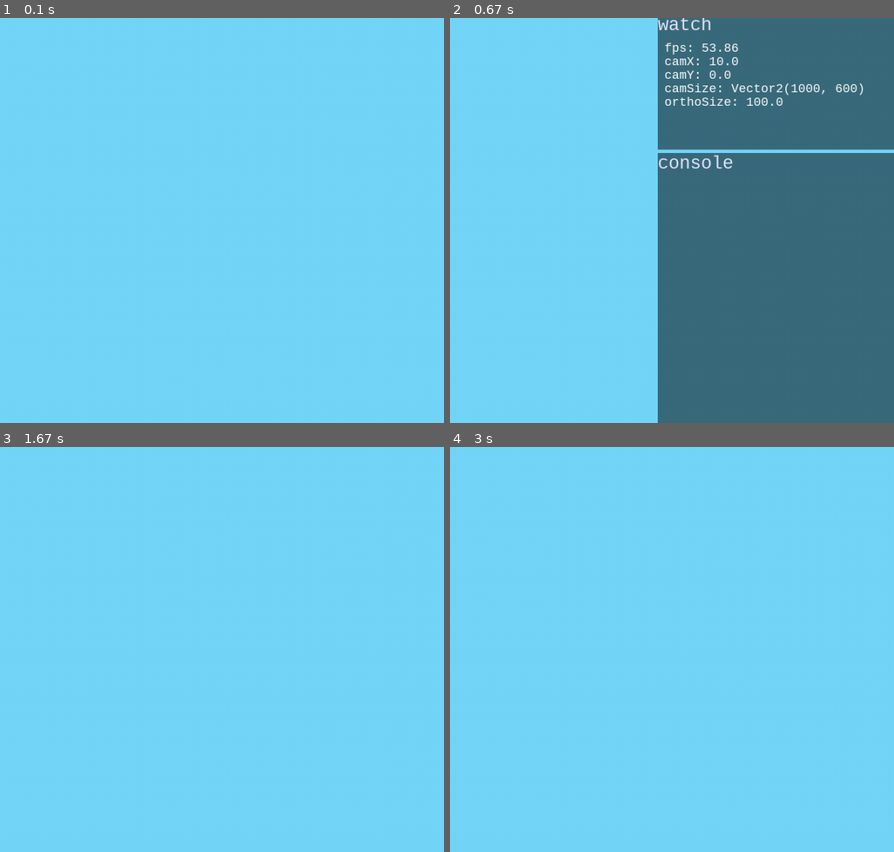
Above: before the commit, frames 1-4 (two rows, left to right).
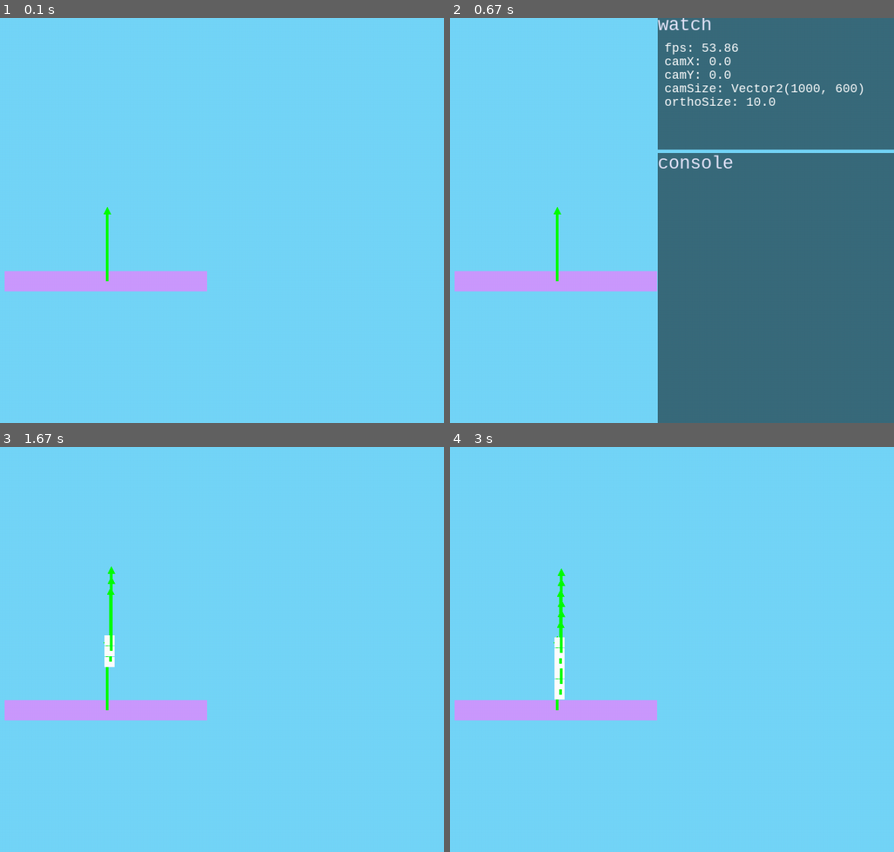
Above: after the commit, the same moments.

Repository: AchoDev/Lumina-Engine
Game: pygame game, started from test2.py
Two runs of this game, one before a commit and one after it. Both use one fixed random seed, a clock stepped at 60 frames per second and the inputs below.
Inputs:
- Up to frame 1 (0.1 s): no input
- Up to frame 2 (0.67 s): tap 0 at 0.33 s
- Up to frame 3 (1.67 s): tap 0 at 0.67 s; tap A at 1.5 s
- Up to frame 4 (3 s): tap A at 2.33 s

The runs differ from the first frame. In frame 1, 2.5% of the frame differs, in the area x 1-47%, y 46-68%; in frame 2, 2.6%; in frame 3, 2.8%; in frame 4, 2.9%, in the area x 1-47%, y 30-68%.

Commit message:
fixed camera pos not centered

Diff:
--- a/Scene.py
+++ b/Scene.py
@@ -115,18 +115,18 @@
 
         self.update_dimensions()
 
-        original_cam_transform: Transform = Transform.from_transform(self.camera.transform)
+        # original_cam_transform: Transform = Transform.from_transform(self.camera.transform)
 
         # pixel per meter ratio
-        ratio = self.camera.transform.width / (self.camera.transform.height / ( self.camera.orthographic_size * 2 ))
+        # ratio = self.camera.transform.width / (self.camera.transform.height / ( self.camera.orthographic_size * 2 ))
 
-        self.camera.transform.x += ratio / 2
+        # self.camera.transform.x += ratio / 2
 
-        self.camera.transform.y += self.camera.orthographic_size
+        # self.camera.transform.y += self.camera.orthographic_size
 
         WIN.draw_many(self.objects, self.camera)
 
-        self.camera.transform.set(original_cam_transform)
+        # self.camera.transform.set(original_cam_transform)
 
         if self.debug_mode:
             self.debug_window.draw()
--- a/cls/Camera.py
+++ b/cls/Camera.py
@@ -6,7 +6,7 @@
 class Camera(GameObject):
     def __init__(self, xPos, yPos, width, height):
         super().__init__(xPos, yPos, width, height)
-        self.orthographic_size = 100
+        self.orthographic_size = 10
         self.name = 'Camera'
         self.window_position: Vector2 = Vector2(0, 0)
 
--- a/cls/Window.py
+++ b/cls/Window.py
@@ -156,8 +156,8 @@
         triangle_tr.x -= triangle_tr.width / 2 - nav_tf.width / 2
         triangle_tr.y -= triangle_tr.height
 
-        Triangle(triangle_tr.x, triangle_tr.y, triangle_tr.width, triangle_tr.height, Colors.red).draw(self)
-        Square(nav_tf.x, nav_tf.y, nav_tf.width, nav_tf.height, Colors.red).draw(self)
+        Triangle(triangle_tr.x, triangle_tr.y, triangle_tr.width, triangle_tr.height, Colors.green).draw(self)
+        Square(nav_tf.x, nav_tf.y, nav_tf.width, nav_tf.height, Colors.green).draw(self)
 
 
     def draw_one(self, obj, camera: Camera):
@@ -178,8 +178,9 @@
 
         ot = Transform.from_transform(obj.transform) # ot -> original transform
 
-        obj_tf.x -= self.current_camera.transform.x
-        obj_tf.y -= self.current_camera.transform.y
+        obj_tf.x -= self.current_camera.transform.x - (self.width / ratio) / 2
+        obj_tf.y -= self.current_camera.transform.y - (self.height / ratio) / 2
+
 
         obj_tf.x -= obj_tf.width / 2
         obj_tf.y -= obj_tf.height / 2
@@ -187,10 +188,10 @@
         obj_tf.x *= ratio
         obj_tf.y *= ratio
 
-        print(obj_tf.x)
-
         obj_tf.width *= ratio
         obj_tf.height *= ratio
+
+        print(obj_tf)
 
         obj.draw(self)
 
--- a/test2.py
+++ b/test2.py
@@ -23,7 +23,7 @@
 # debug_cube = scene.add_object(Square(0, 0, 1, 1, orchid))
 # debug_cube.name = 'DEBUG CUBE'
 
-scene.camera.transform.x = 10
+# scene.camera.transform.x = 10
 
 console.watch(lambda: scene.camera.transform.get_position().x, 'camX')
 console.watch(lambda: scene.camera.transform.get_position().y, 'camY')
